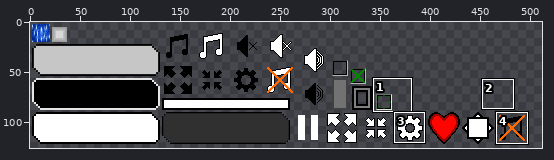
Sprite sheet, stored at android/assets/drawable/main_textures.png. The first picture is a wide view before the edit; the outline marks the close-up.
Close-up. Before:
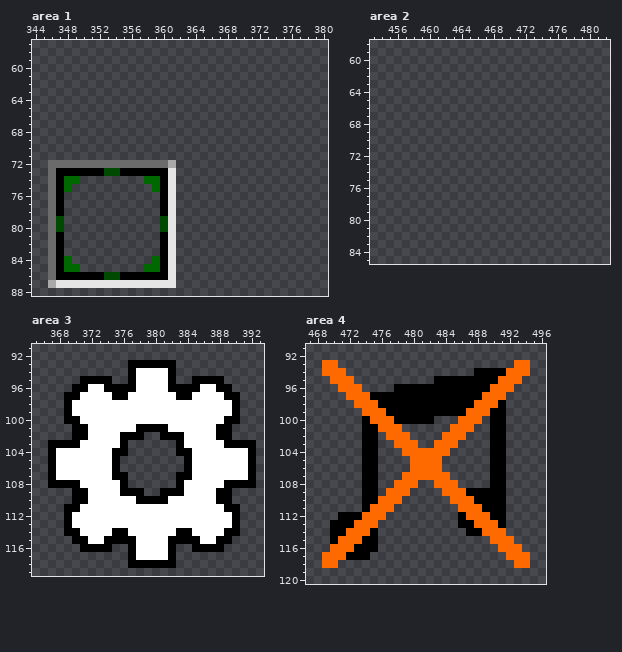
The file is 512x128 pixels. Colours within 5 levels of each other are drawn and written as one. Shown: area 1: x 344..380, y 57..88; area 2: x 453..482, y 58..85; area 3: x 365..393, y 91..119; area 4: x 467..496, y 91..120. The wide view leaves out empty margins. The commit also changed other parts of the picture, which this record leaves out.
And afterwards:
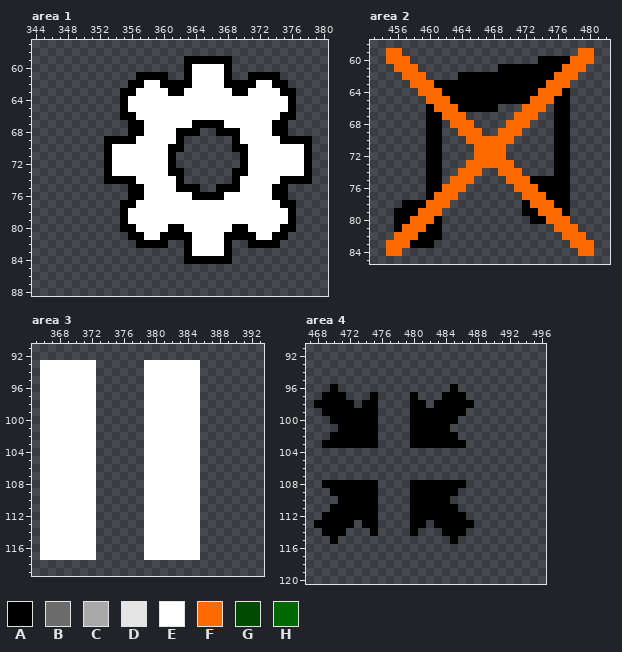
Palette (. is transparent): A #000000  B #6b6b6b  C #a9a9a9  D #e5e5e5  E #ffffff  F #ff6a00  G #004900  H #006800
The exact change:
Changed rows in their new state; - is an unchanged pixel.
Area 1:
first column x 346:
59 -----------------AAAAAA----------
60 -----------------AEEEEA----------
61 -----------AAAA--AEEEEA--AAAA----
62 ----------AAEEAAAAEEEEAAAAEEAA---
63 ---------AAEEEEAAEEEEEEAAEEEEAA--
64 ---------AEEEEEEEEEEEEEEEEEEEEA--
65 ---------AEEEEEEEEEEEEEEEEEEEEA--
66 ---------AAEEEEEEEEEEEEEEEEEEAA--
67 ----------AAEEEEEEAAAAEEEEEEAA---
68 ----------AAEEEEAAA--AAAEEEEAA---
69 -------AAAAEEEEEA------AEEEEEAAAA
70 -------AEEEEEEEAA------AAEEEEEEEA
71 -------AEEEEEEEA--------AEEEEEEEA
72 .......AEEEEEEEA--------AEEEEEEEA
73 .......AEEEEEEEAA------AAEEEEEEEA
74 ....---AAAAEEEEEA------AEEEEEAAAA
75 ...-------AAEEEEAAA--AAAEEEEAA---
76 ..--------AAEEEEEEAAAAEEEEEEAA---
77 ..-------AAEEEEEEEEEEEEEEEEEEAA--
78 ..-------AEEEEEEEEEEEEEEEEEEEEA--
79 ..-------AEEEEEEEEEEEEEEEEEEEEA--
80 ..-------AAEEEEAAEEEEEEAAEEEEAA--
81 ..--------AAEE-AAAEEEEAAAAEEAA---
82 ..---------AAA-.-AEEEEA--AAAA----
83 ..------------..-AEEEEA----------
84 ...----------...-AAAAAA----------
85 ....--------....-----------------
86 ................-----------------
87 ................-----------------
Area 2:
first column x 455:
59 FF----------------------FF
60 FFF----------------AAAAFFF
61 -FFF----------AAAAAAAAFFF-
62 --FFF----AAAAAAAAAAAAFFF--
63 ---FFFAAAAAAAAAAAAAAFFF---
64 ----FFFAAAAAAAAAAAAFFFA---
65 -----FFFAAAAAAAAAAFFFAA---
66 -----AFFFAAAAA---FFF-AA---
67 -----AAFFF------FFF--AA---
68 -----AA-FFF----FFF---AA---
69 -----AA--FFF--FFF----AA---
70 -----AA---FFFFFF-----AA---
71 -----AA----FFFF------AA---
72 -----AA----FFFF------AA---
73 -----AA---FFFFFF-----AA---
74 -----AA--FFF--FFF----AA---
75 -----AA-FFF----FFFAAAAA---
76 -----AAFFF------FFFAAAA---
77 -----AFFF--------FFFAAA---
78 --AAAFFF---------AFFFAA---
79 -AAAFFF----------AAFFFA---
80 -AAFFFA-----------AAFFF---
81 -AFFFAA--------------FFF--
82 -FFFAAA---------------FFF-
83 FFFAAA-----------------FFF
84 FF----------------------FF
Area 3:
first column x 366:
 93 EEEEEEE----..EEEEEEE-------
 94 EEEEEEE----..---EEEE-------
 95 EEEEEEE..--..---EEEE...----
 96 EEEEEE-......---EEEE....---
 97 EEEEE--......----EE-.....--
 98 EEEE---......-------.....--
 99 EEEE---......-------.....--
100 EEEEE--......-------.....--
101 EEEEEE-......EEE----....---
102 EEEEEE-......EEEEE--....---
103 EEEEE--....--EEEEE--.......
104 EE-----....--EEEEEE-.......
105 EE-----...---EEEEEE-.......
106 EE-----...---EEEEEE-.......
107 EE-----....--EEEEEE-.......
108 EEEEE--....--EEEEE--.......
109 EEEEEE-......EEEEE--....---
110 EEEEEE-......EEE----....---
111 EEEEE--......-------.....--
112 EEEE---......-------.....--
113 EEEE---......-------.....--
114 EEEEE--......----EE-.....--
115 EEEEEE-......---EEEE....---
116 EEEEEEE..--..---EEEE...----
117 EEEEEEE----..---EEEE-------
118 -----------......----------
Area 4:
first column x 468:
 93 -..----------------------..
 94 -...----------------.......
 95 --...----------...........-
 96 --A...----.......-.......--
 97 -AAA...-....-...---.....---
 98 AAAAA.AA....--.-----....---
 99 -AAAAAAA....-------.....---
100 --AAAA-A....---AAA...-..---
101 ---AAA--...-AAAAA...--..---
102 --AAAA---...AAAAAA.---..---
103 -AAAAA----..AAAAAAA---..---
104 ------..---......-----..---
105 ------..----....------..---
106 ------..----....------..---
107 ------..---......-----..---
108 -AAAAA----..AAAAAAA---..---
109 --AAAA---...AAAAAA......---
110 ---AAA--...-AAAAA.......---
111 --AAAA-A..--AAAAAA......---
112 -AA---AA.---AAAAAA-.....---
113 AA---.AA----AA-AAA--....---
114 -A--...-----A---AAA.....---
115 ---.....---------A----...--
116 --......---------------...-
117 -......-----------------...
118 -..----------------------..
